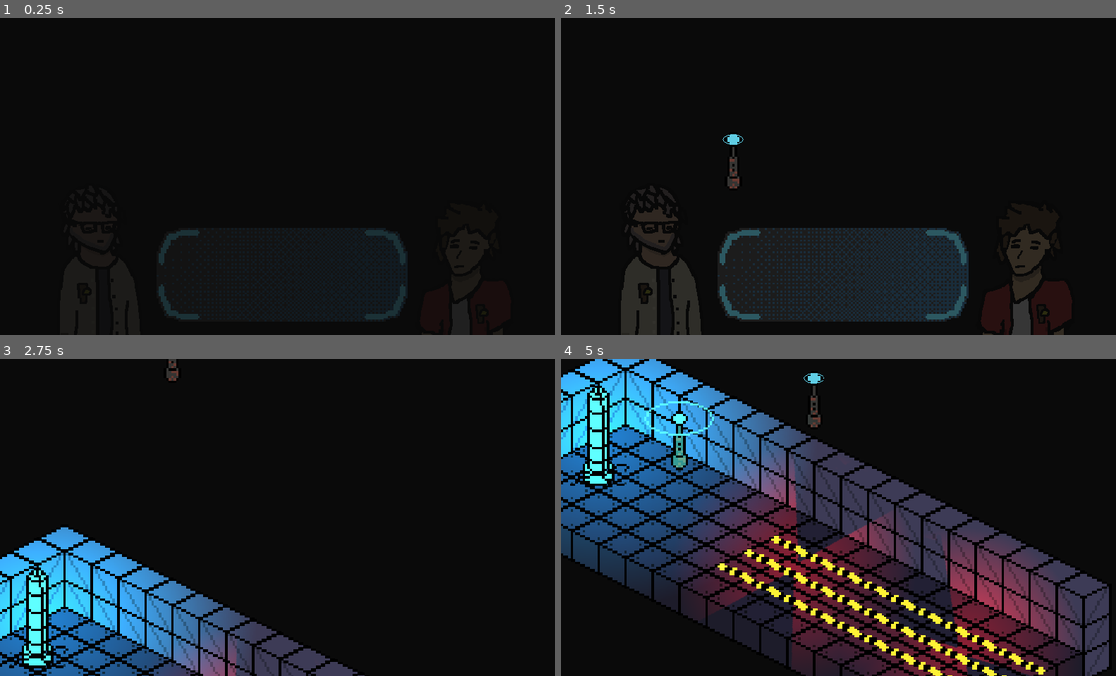
Above: before the commit, frames 1-4 (two rows, left to right).
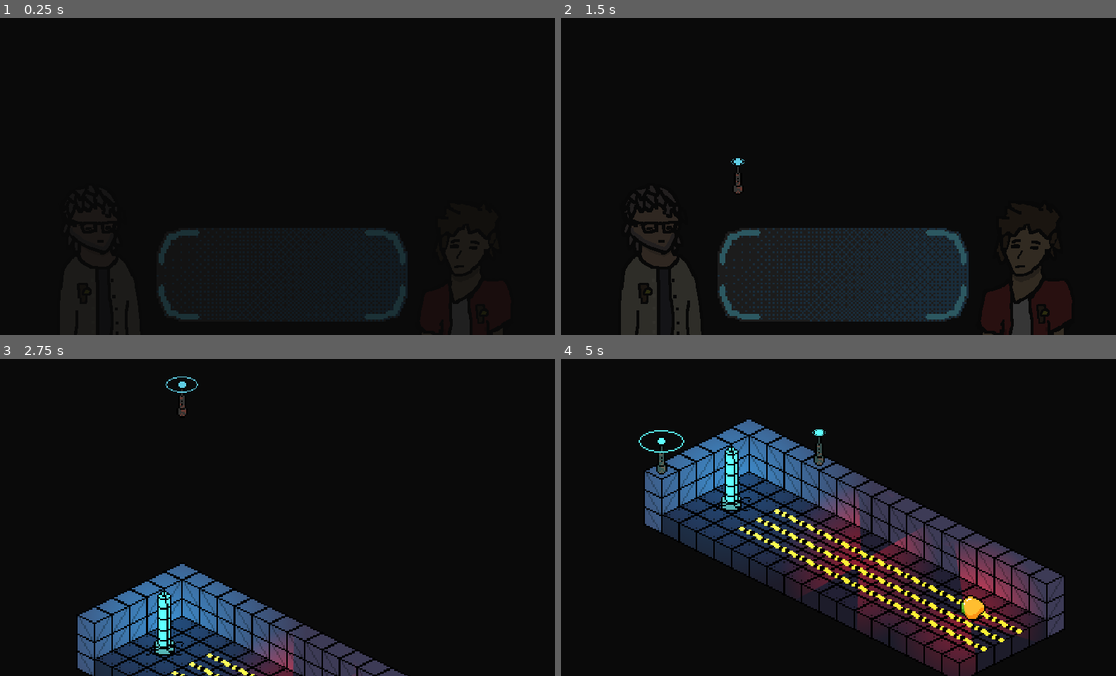
Above: after the commit, the same moments.

Repository: Astralab-Github/Gaia-07
Game: Godot game, scene res://Scenes/level_1.tscn
Two runs of this game, one before a commit and one after it. Both use one fixed random seed, a clock stepped at 60 frames per second and the inputs below. This scene is started directly instead of the project's main scene.
Inputs (mouse positions are in pixels of both pictures, inside the frame that each line leads up to):
- Up to frame 1 (0.25 s): no input
- Up to frame 2 (1.5 s): move the mouse to (966, 160) at 0.52 s; press the mouse at (966, 160) at 0.53 s; move the mouse to (727, 192) at 1.27 s; release the mouse at (727, 192) at 1.28 s; right-click (727, 192) at 1.35 s
- Up to frame 3 (2.75 s): move the mouse to (338, 447) at 2.02 s; press the mouse at (338, 447) at 2.03 s
- Up to frame 4 (5 s): move the mouse to (816, 580) at 2.77 s; release the mouse at (816, 580) at 2.78 s; right-click (816, 580) at 2.85 s; move the mouse to (1010, 565) at 3.52 s; press the mouse at (1010, 565) at 3.53 s; move the mouse to (672, 469) at 4.27 s; release the mouse at (672, 469) at 4.28 s; right-click (672, 469) at 4.35 s

The runs differ from the first frame. In frame 2, 0.3% of the frame differs, in the area x 29-34%, y 36-56%; in frame 3, 16%; in frame 4, 47%, in the area x 0-99%, y 0-100%.

Commit message:
New enemy and sending system
Added the first enemy, a slime, and programmed an enemy send function.

Diff:
--- a/Scenes/level_1.tscn
+++ b/Scenes/level_1.tscn
@@ -26,25 +26,25 @@
 
 [sub_resource type="Curve2D" id="Curve2D_5m0mc"]
 _data = {
-"points": PackedVector2Array(0, 0, 0, 0, 104.2, 63, 0, 0, 0, 0, -5.6, 7.59999)
+"points": PackedVector2Array(0, 0, 0, 0, 104.2, 63, 0, 0, 0, 0, -48.8, -13.8)
 }
 point_count = 2
 
 [sub_resource type="Curve2D" id="Curve2D_iw616"]
 _data = {
-"points": PackedVector2Array(0, 0, 0, 0, 93, 68.2, 0, 0, 0, 0, -16.2, 13.2)
+"points": PackedVector2Array(0, 0, 0, 0, 93, 68.2, 0, 0, 0, 0, -60.4, -8.4)
 }
 point_count = 2
 
 [sub_resource type="Curve2D" id="Curve2D_6uvkt"]
 _data = {
-"points": PackedVector2Array(0, 0, 0, 0, 82, 74, 0, 0, 0, 0, -27.4, 19.2)
+"points": PackedVector2Array(0, 0, 0, 0, 82, 74, 0, 0, 0, 0, -71.2, -2.40001)
 }
 point_count = 2
 
 [node name="Level1" type="Node2D" node_paths=PackedStringArray("panCameraTo", "dialogueBox", "enemyPaths", "panicLights")]
 script = ExtResource("1_kqwxt")
-panCameraTo = NodePath("IsoTiles")
+panCameraTo = NodePath("CameraPan")
 dialogueBox = NodePath("CanvasLayer/CenterContainer/DialogueBox")
 enemyPaths = [NodePath("IsoTiles/Path2D"), NodePath("IsoTiles/Path2D2"), NodePath("IsoTiles/Path2D3")]
 panicLights = [NodePath("PanicLight"), NodePath("PanicLight2")]
@@ -52,7 +52,8 @@
 [node name="Camera" type="Node2D" parent="."]
 
 [node name="Camera2D" type="Camera2D" parent="Camera"]
-position = Vector2(114, 0)
+position = Vector2(0, -194)
+zoom = Vector2(0.65, 0.65)
 position_smoothing_enabled = true
 position_smoothing_speed = 3.0
 
@@ -82,7 +83,7 @@
 tile_set = SubResource("TileSet_k8o7l")
 format = 2
 layer_0/y_sort_enabled = true
-layer_0/tile_data = PackedInt32Array(0, 0, 0, 131071, 0, 0, 65535, 0, 0, 65536, 131072, 0, 65537, 131072, 0, 65538, 131072, 0, 196607, 0, 0, 131072, 131072, 0, 131073, 131072, 0, 131074, 131072, 0, 1, 0, 0, 2, 0, 0, 196606, 0, 0, -65534, 65536, 0, 196608, 131072, 0, 196609, 131072, 0, 196610, 131072, 0, 196611, 131072, 0, 196612, 131072, 0, 196613, 131072, 0, 131075, 131072, 0, 131076, 131072, 0, 131077, 131072, 0, 65539, 131072, 0, 65540, 131072, 0, 65541, 131072, 0, 3, 0, 0, 4, 0, 0, 5, 0, 0, 262143, 0, 0, 327679, 0, 0, 262144, 0, 0, 262145, 0, 0, 262146, 0, 0, 262147, 0, 0, 262148, 0, 0, 262149, 0, 0, -65533, 65536, 0, -65532, 65536, 0, -65531, 65536, 0, 262142, 0, 0, 131070, 0, 0, 131069, 0, 0, 196605, 0, 0, 262141, 0, 0, 131068, 0, 0, 196604, 0, 0, 262140, 0, 0, 327678, 0, 0, 327677, 0, 0, 327676, …(877 unchanged characters)…
+layer_0/tile_data = PackedInt32Array(0, 0, 0, 131071, 131072, 0, 65535, 0, 0, 65536, 131072, 0, 65537, 131072, 0, 65538, 131072, 0, 196607, 131072, 0, 131072, 131072, 0, 131073, 131072, 0, 131074, 131072, 0, 1, 0, 0, 2, 0, 0, 196606, 131072, 0, -65534, 65536, 0, 196608, 131072, 0, 196609, 131072, 0, 196610, 131072, 0, 196611, 131072, 0, 196612, 131072, 0, 196613, 131072, 0, 131075, 131072, 0, 131076, 131072, 0, 131077, 131072, 0, 65539, 131072, 0, 65540, 131072, 0, 65541, 131072, 0, 3, 0, 0, 4, 0, 0, 5, 0, 0, 262143, 131072, 0, 327679, 0, 0, 262144, 0, 0, 262145, 0, 0, 262146, 0, 0, 262147, 0, 0, 262148, 0, 0, 262149, 0, 0, -65533, 65536, 0, -65532, 65536, 0, -65531, 65536, 0, 262142, 131072, 0, 131070, 131072, 0, 131069, 131072, 0, 196605, 131072, 0, 262141, 131072, 0, 131068, 131072, 0, 196604, 131072, 0, 262140, 131072, 0, 327678, 0, 0, 327677, 0, 0, 327676, …(877 unchanged characters)…
 layer_1/y_sort_enabled = true
 layer_1/y_sort_origin = 50
 layer_1/tile_data = PackedInt32Array(-131071, 65536, 0, -131072, 65536, 0, -65537, 65536, 0, -65538, 65536, 0, -65539,  …(335 unchanged characters)…
@@ -132,3 +133,6 @@
 color = Color(3.243, 0, 0, 1)
 texture = ExtResource("5_w57sa")
 texture_scale = 2.0
+
+[node name="CameraPan" type="Node2D" parent="."]
+position = Vector2(-35, 826)
--- a/Scenes/reactor.tscn
+++ b/Scenes/reactor.tscn
@@ -21,6 +21,6 @@
 position = Vector2(5.99998, 51)
 scale = Vector2(8.86, 7.02)
 color = Color(0, 1, 1, 1)
-energy = 3.19
+energy = 1.46
 texture = ExtResource("2_vhasy")
 texture_scale = 0.4
--- /dev/null
+++ b/Scenes/slime.tscn
@@ -0,0 +1,45 @@
+[gd_scene load_steps=8 format=3 uid="uid://b7jkeakrvs870"]
+
+[ext_resource type="Texture2D" uid="uid://cbasxxtvp4vpf" path="res://Art/Sprites/SlimeSprites/Slime1.png" id="1_5tun1"]
+[ext_resource type="Texture2D" uid="uid://fd4j6p1cc0xo" path="res://Art/Sprites/SlimeSprites/Slime2.png" id="2_ndqs3"]
+[ext_resource type="Texture2D" uid="uid://ct8y6kswt3ar4" path="res://Art/Sprites/SlimeSprites/Slime3.png" id="3_6cb8w"]
+[ext_resource type="Texture2D" uid="uid://byv2xcw44yh26" path="res://Art/Sprites/SlimeSprites/Slime4.png" id="4_r28vm"]
+[ext_resource type="Texture2D" uid="uid://d4ikhjdb5a7yw" path="res://Art/Sprites/SlimeSprites/Slime5.png" id="5_0qtd3"]
+
+[sub_resource type="SpriteFrames" id="SpriteFrames_ohhpp"]
+animations = [{
+"frames": [{
+"duration": 1.0,
+"texture": ExtResource("1_5tun1")
+}, {
+"duration": 1.0,
+"texture": ExtResource("2_ndqs3")
+}, {
+"duration": 1.0,
+"texture": ExtResource("3_6cb8w")
+}, {
+"duration": 1.0,
+"texture": ExtResource("4_r28vm")
+}, {
+"duration": 1.0,
+"texture": ExtResource("5_0qtd3")
+}],
+"loop": true,
+"name": &"default",
+"speed": 9.0
+}]
+
+[sub_resource type="CircleShape2D" id="CircleShape2D_kr2oj"]
+radius = 7.4027
+
+[node name="Slime" type="CharacterBody2D"]
+metadata/Speed = 10.0
+
+[node name="AnimatedSprite2D" type="AnimatedSprite2D" parent="."]
+position = Vector2(1, -7)
+sprite_frames = SubResource("SpriteFrames_ohhpp")
+frame_progress = 0.692482
+
+[node name="CollisionShape2D" type="CollisionShape2D" parent="."]
+position = Vector2(0, -0.2)
+shape = SubResource("CircleShape2D_kr2oj")
--- a/Scripts/level_manager.gd
+++ b/Scripts/level_manager.gd
@@ -8,6 +8,7 @@
 var currentMousePos: Vector2i
 var canPlace: bool = false
 
+const SLIME: PackedScene = preload("res://Scenes/slime.tscn")
 const VHS_FILTER: PackedScene = preload("res://Scenes/vhs.tscn")
 const TOWER: PackedScene = preload("res://Scenes/tower.tscn")
 const TYPE_SPEED: float = 0.035
@@ -45,6 +46,18 @@
 
 	await get_tree().create_timer(2).timeout
 
+func send_enemy(lane: int, type: int): # type 0: slime
+	var pFollow = PathFollow2D.new()
+	var enemy
+	match type:
+		0:
+			enemy = SLIME.instantiate()
+	pFollow.rotates = false
+	pFollow.add_child(enemy)
+	enemyPaths[lane].add_child(pFollow)
+	enemy.get_node("AnimatedSprite2D").play("default")
+	get_tree().create_tween().tween_property(pFollow, "progress_ratio", 1, enemy.get_meta("Speed"))
+
 func _ready():
 	$CanvasLayer.visible = true
 
@@ -78,6 +91,8 @@
 	await get_tree().create_tween().tween_property($Camera, "position", panCameraTo.position, 1).finished
 	canPlace = true
 
+	send_enemy(randi_range(0, 2), 0) # send enemy on any lane, send a slime
+
 func _process(_delta):
 	for light in panicLights:
 		light.rotation_degrees += 4
Binary file added: Art/Sprites/Slime.aseprite
Binary file added: Art/Sprites/SlimeSprites/Slime1.png
Not shown, added: Art/Sprites/SlimeSprites/Slime1.png.import
Binary file added: Art/Sprites/SlimeSprites/Slime2.png
Not shown, added: Art/Sprites/SlimeSprites/Slime2.png.import
Binary file added: Art/Sprites/SlimeSprites/Slime3.png
Not shown, added: Art/Sprites/SlimeSprites/Slime3.png.import
Binary file added: Art/Sprites/SlimeSprites/Slime4.png
Not shown, added: Art/Sprites/SlimeSprites/Slime4.png.import
Binary file added: Art/Sprites/SlimeSprites/Slime5.png
Not shown, added: Art/Sprites/SlimeSprites/Slime5.png.import
